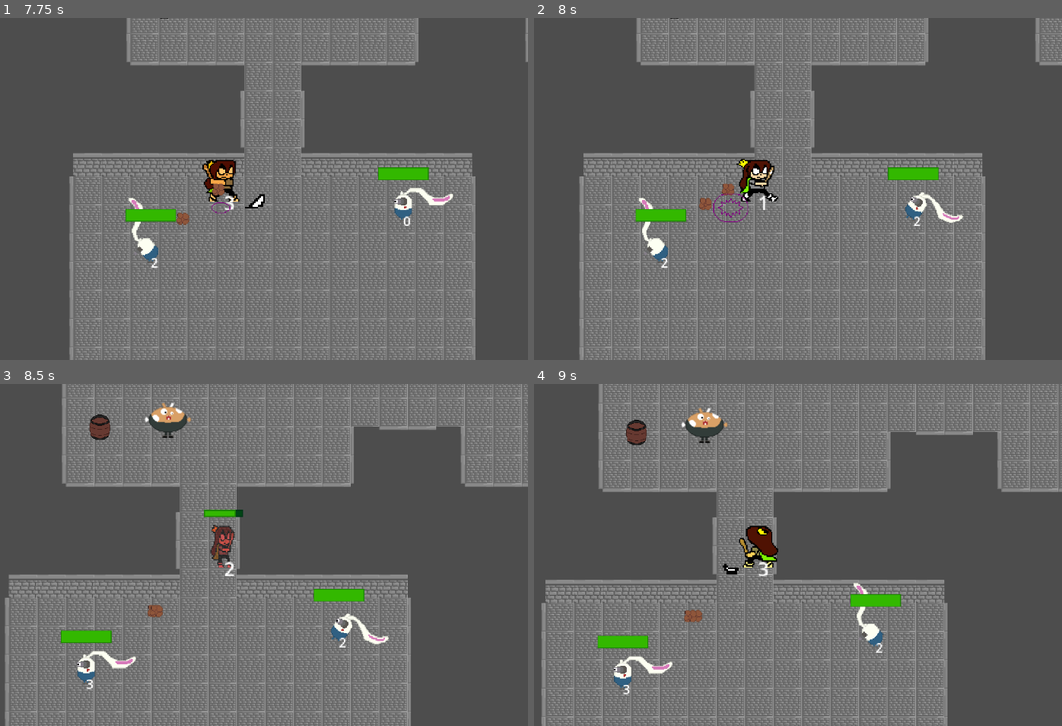
Above: before the commit, frames 1-4 (two rows, left to right).
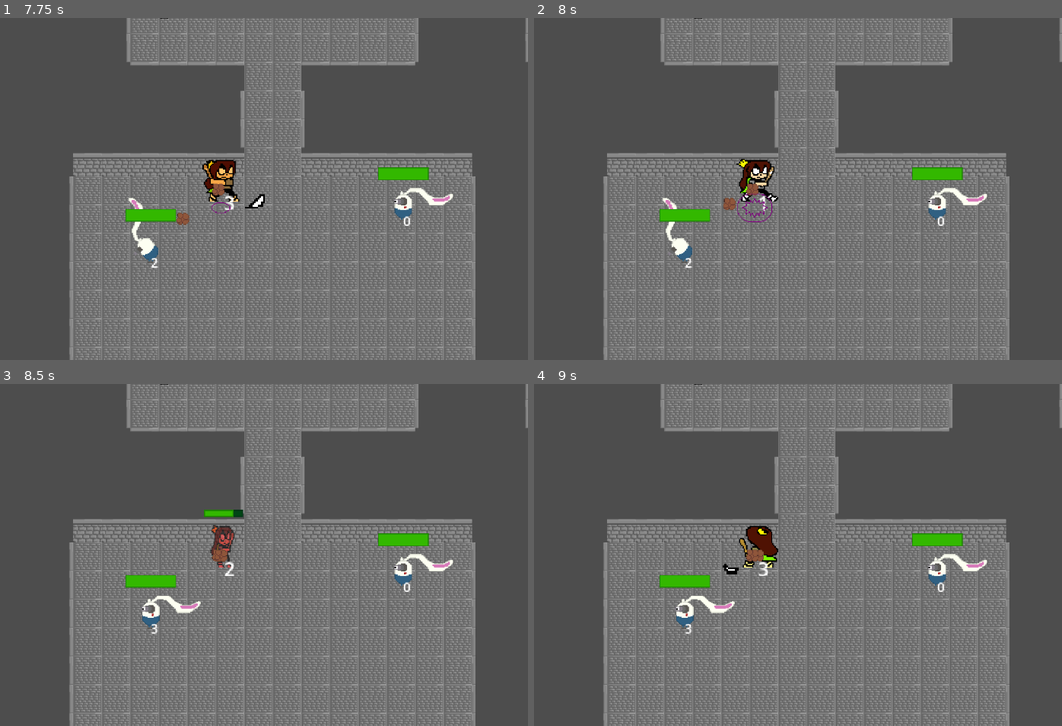
Above: after the commit, the same moments.

Repository: Megameca04/Proyecto_Cuki
Game: Godot game, scene res://Pruebas.tscn
Two runs of this game, one before a commit and one after it. Both use one fixed random seed, a clock stepped at 60 frames per second and the inputs below.
Inputs:
- Up to frame 1 (7.75 s): tap Enter at 0.5 s; hold Z (Atacar) 0.53-1.28 s; hold Up (ui_up) 0.53-2.03 s; tap X (Dash) every 1.5 s from 1.35 to 7.35 s; hold Z (Atacar) 2.03-2.78 s; hold Left (ui_left) 2.03-3.53 s; hold Down (ui_down) 3.53-4.28 s; hold Z (Atacar) 3.53-4.28 s; hold Right (ui_right) 4.28-5.03 s; hold Up (ui_up) 5.03-5.78 s; hold Z (Atacar) 5.03-5.78 s; hold Right (ui_right) from 5.78 s (still down); hold Z (Atacar) 6.53-7.28 s
- Up to frame 2 (8 s): keep holding Right (ui_right)
- Up to frame 3 (8.5 s): release Right (ui_right) at 8.03 s; hold Down (ui_down) from 8.03 s (still down); hold Z (Atacar) from 8.03 s (still down)
- Up to frame 4 (9 s): release Down (ui_down) at 8.78 s; release Z (Atacar) at 8.78 s; hold Left (ui_left) from 8.78 s (still down); tap X (Dash) at 8.85 s

Frame 1 is identical in both runs. In frame 2, 17% of the frame differs, in the area x 8-100%, y 0-100%; in frame 3, 47%; in frame 4, 48%, in the area x 1-100%, y 0-100%.

Commit message:
tar fully working and rework of elemental collisions

Diff:
--- a/Cuki-Clash of the Kuins/Scripts/Blonk.gd
+++ b/Cuki-Clash of the Kuins/Scripts/Blonk.gd
@@ -98,7 +98,8 @@
 		attackedBySomething(1)
 	if area.is_in_group("expl_attack") || area.is_in_group("expl_bun"):
 		attackedBySomething(2)
-	elemental_state.contactWithElement(area.name)
+	# elemental_state.contactWithElement(area.name)
+	elemental_state.contactWithElementGroup(area.get_groups())
 	if (area.name == "Water" && elemental_state.getMovementState() == "Paralyzed"):
 		attackedBySomething(1)
 
--- a/Cuki-Clash of the Kuins/Scripts/Chooty.gd
+++ b/Cuki-Clash of the Kuins/Scripts/Chooty.gd
@@ -165,7 +165,8 @@
 	if area.is_in_group("expl_attack") || area.is_in_group("expl_bun"):
 		attackedBySomething(3)
 	if !area.is_in_group("Piedra"):
-		elemental_state.contactWithElement(area.name)
+		# elemental_state.contactWithElement(area.name)
+		elemental_state.contactWithElementGroup(area.get_groups())
 	if (area.name == "Water" && elemental_state.getMovementState() == "Paralyzed"):
 		attackedBySomething(1)
 
--- a/Cuki-Clash of the Kuins/Scripts/Cuki.gd
+++ b/Cuki-Clash of the Kuins/Scripts/Cuki.gd
@@ -245,7 +245,8 @@
 		attackedBySomething(750, 1, area)
 	if area.is_in_group("Piedra"):
 		attackedBySomething(500, 1, area)
-	elemental_state.contactWithElement(area.name)
+	# elemental_state.contactWithElement(area.name)
+	elemental_state.contactWithElementGroup(area.get_groups())
 	if (area.name == "Water" && elemental_state.getMovementState() == "Paralyzed"):
 		attackedBySomething(0, 1, area)
 
--- a/Cuki-Clash of the Kuins/Scripts/ElementalStateMachine.gd
+++ b/Cuki-Clash of the Kuins/Scripts/ElementalStateMachine.gd
@@ -17,7 +17,7 @@
 		contactWithMovementState(elementalEvent)
 
 func contactWithElementGroup(elementalGroup):
-	for i in elementalGroup:
+	for i in range(0, elementalGroup.size()):
 		if (elementalGroup[i] == "Water"):
 			contactWithWater()
 		if (elementalGroup[i] == "Poison" || elementalGroup[i] == "Flame" || elementalGroup[i] == "Freeze"):
--- a/Cuki-Clash of the Kuins/Scripts/Explosion.gd
+++ b/Cuki-Clash of the Kuins/Scripts/Explosion.gd
@@ -9,6 +9,7 @@
 	ele.name = effName
 	ele.set_element_name(effName)
 	ele.add_to_group("elements")
+	ele.add_to_group(effName)
 	ele.global_position = self.global_position
 	call_deferred("add_sibling", ele)
 
--- a/Cuki-Clash of the Kuins/Scripts/ExplosiveEater.gd
+++ b/Cuki-Clash of the Kuins/Scripts/ExplosiveEater.gd
@@ -130,7 +130,8 @@
 		else:
 			attackedBySomething(600, 4, area)
 		if area.is_in_group("Elements"):
-			elemental_state.contactWithElement(area.name)
+			# elemental_state.contactWithElement(area.name)
+			elemental_state.contactWithElementGroup(area.get_groups())
 			if (area.name == "Water" && elemental_state.getMovementState() == "Paralyzed"):
 				attackedBySomething(0, 1, area)
 
--- a/Cuki-Clash of the Kuins/Scripts/Piedra.gd
+++ b/Cuki-Clash of the Kuins/Scripts/Piedra.gd
@@ -75,6 +75,7 @@
 		ele.name = effName
 		ele.set_element_name(effName)
 	ele.add_to_group("Piedra")
+	ele.add_to_group(effName)
 	ele.global_position = self.global_position
 	call_deferred("add_sibling", ele)
 
Not shown: 2 places in Cuki-Clash of the Kuins/Entidades/Chooty.tscn that only renumber resources
Not shown: 2 places in Cuki-Clash of the Kuins/Entidades/Cuki.tscn that only renumber resources
